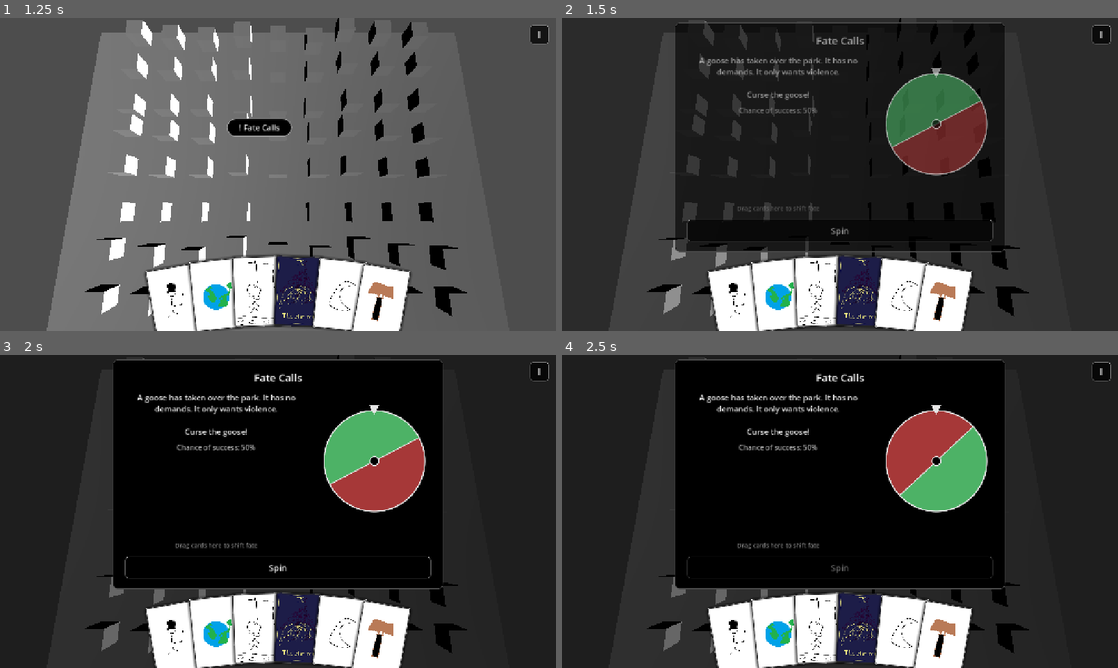
Above: before the commit, frames 1-4 (two rows, left to right).
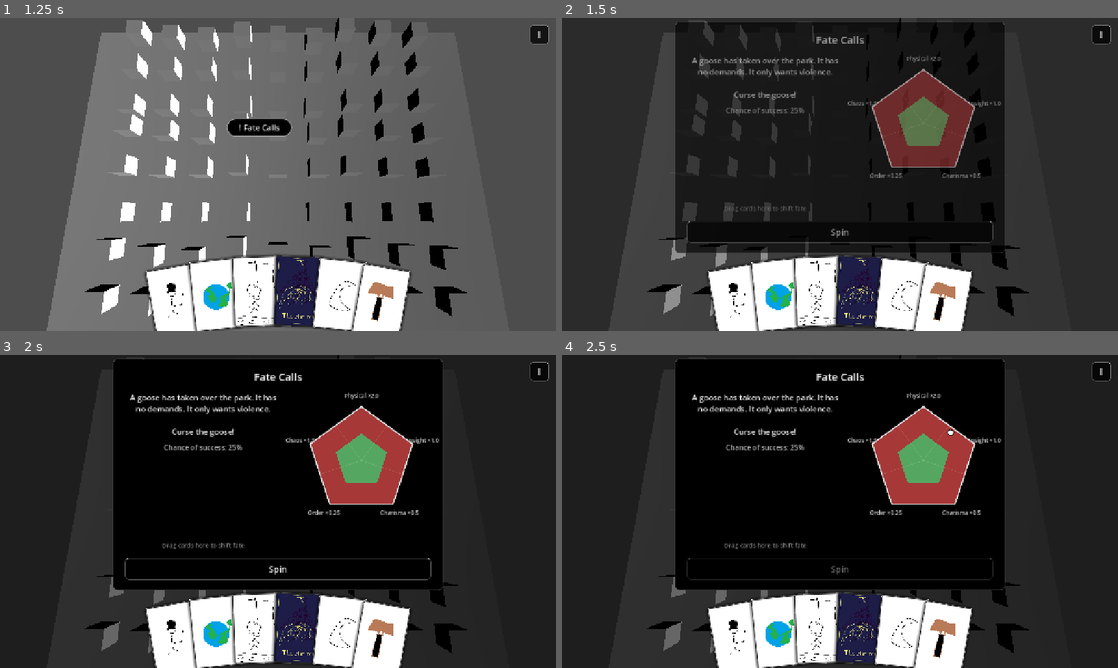
Above: after the commit, the same moments.

Repository: Cthulhu5227/GameOffShift
Game: Godot game, scene res://main_menu.tscn
Two runs of this game, one before a commit and one after it. Both use one fixed random seed, a clock stepped at 60 frames per second and the inputs below.
Inputs:
- Up to frame 1 (1.25 s): click "Story" at 0.5 s
- Up to frame 2 (1.5 s): click "! Fate Calls" at 1.25 s
- Up to frame 3 (2 s): no input
- Up to frame 4 (2.5 s): click "Spin" at 2 s

Frame 1 is identical in both runs. In frame 2, 6.2% of the frame differs, in the area x 20-80%, y 1-76%; in frame 3, 6.3%; in frame 4, 6.2%.

Commit message:
Switch the fate wheel to a success pentagon.

Diff:
--- a/shift/data/cards/the_fool.tres
+++ b/shift/data/cards/the_fool.tres
@@ -7,7 +7,7 @@
 id = &"the_fool"
 display_name = "The Fool"
 number = 0
-description = ""
+description = "The fool represents new begginings. Stepping into the unknown knowing that no great adventure comes without risk."
 
 physical = 0
 insight = 0
--- a/shift/data/cards/the_magician.tres
+++ b/shift/data/cards/the_magician.tres
@@ -7,7 +7,7 @@
 id = &"the_magician"
 display_name = "The Magician"
 number = 1
-description = ""
+description = "The magician represents potential. It's time to stop living in fantasy and use the tools of the real world."
 
 physical = 0
 insight = 3
--- /dev/null
+++ b/shift/fate_math.gd
@@ -0,0 +1,76 @@
+class_name FateMath
+extends RefCounted
+
+const SIDES := 5
+const GROWTH := 0.08
+
+static func corner(i: int) -> Vector2:
+    return Vector2.from_angle(-PI / 2.0 + TAU * i / SIDES)
+
+static func edge_mid(i: int) -> Vector2:
+    return (corner(i) + corner((i + 1) % SIDES)) / 2.0
+
+static func base_radius(chance: float) -> float:
+    return sqrt(clampf(chance, 0.0, 1.0))
+
+static func card_growth(card: CardData, scenario: ScenarioData) -> PackedFloat32Array:
+    var g := PackedFloat32Array()
+    for t in CardData.TRAITS:
+        g.append(card.get(t) * scenario.get_multiplier(t) * GROWTH)
+    return g
+
+static func web_points(radii: PackedFloat32Array) -> PackedVector2Array:
+    var pts := PackedVector2Array()
+    for i in SIDES:
+        pts.append(corner(i) * radii[i])
+    return pts
+
+## Each wedge is two mirror-image triangles: centre -> corner i -> edge midpoint.
+## This is the fraction of ONE such triangle covered by the web.
+static func _half_fraction(ri: float, rj: float) -> float:
+    if ri + rj <= 0.0:
+        return 0.0
+    return 2.0 * ri * ri * rj / (ri + rj)
+
+## Fraction of wedge i covered by the web (0..1). Depends on its neighbours too.
+static func wedge_fraction(radii: PackedFloat32Array, i: int) -> float:
+    var prev := radii[(i + SIDES - 1) % SIDES]
+    var next := radii[(i + 1) % SIDES]
+    return (_half_fraction(radii[i], prev) + _half_fraction(radii[i], next)) / 2.0
+
+static func success_chance(radii: PackedFloat32Array, weights: PackedFloat32Array) -> float:
+    var total := 0.0
+    var hit := 0.0
+    for i in SIDES:
+        total += weights[i]
+        hit += weights[i] * wedge_fraction(radii, i)
+    return hit / total if total > 0.0 else 0.0
+
+static func pick_wedge(weights: PackedFloat32Array) -> int:
+    var total := 0.0
+    for w in weights:
+        total += w
+
+    var r := randf() * total
+    for i in SIDES:
+        r -= weights[i]
+        if r <= 0.0:
+            return i
+
+    return SIDES - 1
+
+static func random_point_in_wedge(i: int) -> Vector2:
+    var c := corner(i)
+    var m := edge_mid(i) if randf() < 0.5 else edge_mid((i + SIDES - 1) % SIDES)
+    var a := randf()
+    var b := randf()
+    if a + b > 1.0:
+        a = 1.0 - a
+        b = 1.0 - b
+    return c * a + m * b
+
+static func roll(radii: PackedFloat32Array, weights: PackedFloat32Array) -> Dictionary:
+    var wedge := pick_wedge(weights)
+    var point := random_point_in_wedge(wedge)
+    var success := Geometry2D.is_point_in_polygon(point, web_points(radii))
+    return {"wedge": wedge, "point": point, "success": success}
--- /dev/null
+++ b/shift/fate_pentagon.gd
@@ -0,0 +1,102 @@
+class_name FatePentagon
+extends Control
+
+const FAIL_COLOUR := Color(0.65, 0.22, 0.22)
+const WEB_COLOUR := Color(0.3, 0.7, 0.4, 0.9)
+const RIM_COLOUR := Color(0.9, 0.9, 0.9)
+const DIVIDER_COLOUR := Color(1, 1, 1, 0.15)
+const HIGHLIGHT_COLOUR := Color(1, 1, 1, 0.2)
+const LABEL_COLOUR := Color(0.8, 0.8, 0.8)
+const MARGIN := 36.0
+const BOUNCES := 4
+
+var radii := PackedFloat32Array([0, 0, 0, 0, 0]):
+	set(v):
+		radii = v
+		queue_redraw()
+
+var labels := PackedStringArray()
+var ball := Vector2.ZERO
+var ball_visible := false
+var highlight_wedge := -1
+
+func _scale() -> float:
+	return minf(size.x, size.y) / 2.0 - MARGIN
+
+func _px(p: Vector2) -> Vector2:
+	return size / 2.0 + p * _scale()
+
+func set_web(target: PackedFloat32Array, duration := 0.4) -> void:
+	var t := create_tween().set_trans(Tween.TRANS_CUBIC).set_ease(Tween.EASE_OUT)
+	t.tween_method(_lerp_web.bind(radii.duplicate(), target.duplicate()), 0.0, 1.0, duration)
+
+func _lerp_web(k: float, from: PackedFloat32Array, to: PackedFloat32Array) -> void:
+	var r := PackedFloat32Array()
+	for i in FateMath.SIDES:
+		r.append(lerpf(from[i], to[i], k))
+	radii = r
+
+func roll_to(target: Vector2, wedge: int, duration := 2.5) -> void:
+	var path := PackedVector2Array([Vector2.ZERO])
+	var edge := randi() % FateMath.SIDES
+	for b in BOUNCES:
+		edge = (edge + 1 + randi() % (FateMath.SIDES - 1)) % FateMath.SIDES
+		var a := FateMath.corner(edge)
+		var c := FateMath.corner((edge + 1) % FateMath.SIDES)
+		path.append(a.lerp(c, randf_range(0.2, 0.8)) * 0.94)
+	path.append(target)
+	ball_visible = true
+	highlight_wedge = -1
+	var t := create_tween().set_trans(Tween.TRANS_QUART).set_ease(Tween.EASE_OUT)
+	t.tween_method(_move_ball.bind(path), 0.0, 1.0, duration)
+	await t.finished
+	highlight_wedge = wedge
+	queue_redraw()
+
+func _move_ball(k: float, path: PackedVector2Array) -> void:
+	var total := 0.0
+	for i in range(1, path.size()):
+		total += path[i - 1].distance_to(path[i])
+	var d := k * total
+	for i in range(1, path.size()):
+		var seg := path[i - 1].distance_to(path[i])
+		if d <= seg or i == path.size() - 1:
+			ball = path[i - 1].lerp(path[i], clampf(d / seg, 0.0, 1.0) if seg > 0.0 else 1.0)
+			break
+		d -= seg
+	queue_redraw()
+
+func _draw() -> void:
+	var centre := size / 2.0
+	var outline := PackedVector2Array()
+	for i in FateMath.SIDES:
+		outline.append(_px(FateMath.corner(i)))
+
+	draw_colored_polygon(outline, FAIL_COLOUR)
+	if highlight_wedge >= 0:
+		var w := highlight_wedge
+		draw_colored_polygon(PackedVector2Array([centre,
+			_px(FateMath.edge_mid((w + FateMath.SIDES - 1) % FateMath.SIDES)),
+			_px(FateMath.corner(w)),
+			_px(FateMath.edge_mid(w))]), HIGHLIGHT_COLOUR)
+	# 3. Success web (skip if it's too small to triangulate)
+	if radii.size() == FateMath.SIDES and Array(radii).max() > 0.01:
+		var web := PackedVector2Array()
+		for p in FateMath.web_points(radii):
+			web.append(_px(p))
+		draw_colored_polygon(web, WEB_COLOUR)
+	# 4. Wedge borders, rim, labels
+	for i in FateMath.SIDES:
+		draw_line(centre, _px(FateMath.edge_mid(i)), DIVIDER_COLOUR, 1.0, true)
+	outline.append(outline[0])
+	draw_polyline(outline, RIM_COLOUR, 3.0, true)
+	var font := get_theme_default_font()
+	var fs := 13
+	for i in mini(labels.size(), FateMath.SIDES):
+		var s := font.get_string_size(labels[i], HORIZONTAL_ALIGNMENT_LEFT, -1, fs)
+		var pos := _px(FateMath.corner(i) * 1.2) + Vector2(-s.x / 2.0, s.y / 4.0)
+		draw_string(font, pos, labels[i], HORIZONTAL_ALIGNMENT_LEFT, -1, fs, LABEL_COLOUR)
+	# 5. Ball
+	if ball_visible:
+		draw_circle(_px(ball), 7.0, Color.WHITE)
+		draw_arc(_px(ball), 7.0, 0, TAU, 24, Color.BLACK, 1.5, true)
--- a/shift/scenario_handlers/scenario.gd
+++ b/shift/scenario_handlers/scenario.gd
@@ -5,7 +5,7 @@
 
 const SUCCESS_COLOR := Color(0.45, 0.9, 0.55)
 const FAIL_COLOR := Color(0.95, 0.4, 0.4)
-const AUTO_CLOSE_SECONDS := 5.0
+const AUTO_CLOSE_SECONDS := 8.0
 
 @onready var dim: ColorRect = %Dim
 @onready var panel: PanelContainer = %Panel
@@ -13,8 +13,9 @@
 @onready var text: RichTextLabel = %Text
 @onready var chance: Label = %Chance
 @onready var played: RichTextLabel = %Played
-@onready var wheel: FateWheel = %Wheel
+@onready var wheel: FatePentagon = %Wheel
 @onready var result: Label = %Result
+@onready var outcome: RichTextLabel = %Outcome
 @onready var roll: Button = %Roll
 @onready var played_pile = %PlayedPile
 
@@ -24,6 +25,9 @@
 var _closing := false
 var _played_cards: Array[String] = []
 var chance_bonus := 0.0
+var radii := PackedFloat32Array() # web size at each pentagon corner (0..1)
+var weights := PackedFloat32Array() # how often the ball lands in each wedge
+var _last_card: CardData
 
 func setup(p_data: ScenarioData) -> Control:
 	data = p_data
@@ -41,13 +45,21 @@
 	_animate_in()
 
 func _refresh():
-	current_chance = clampf(data.base_chance + chance_bonus, 0.0, 1.0)
+	weights = data.get_weights()
+	var r0 := FateMath.base_radius(data.base_chance + chance_bonus)
+	radii = PackedFloat32Array()
+	var labels := PackedStringArray()
+	for t in CardData.TRAITS:
+		radii.append(r0)
+		labels.append("%s ×%s" % [String(t).capitalize(), String.num(data.get_multiplier(t))])
+	current_chance = FateMath.success_chance(radii, weights)
 	image.texture = load(data.scenario_img) if data.scenario_img != "" else null
 	image.visible = image.texture != null
 	text.text = data.scenario_text.strip_edges()
+	outcome.text = ""
+	wheel.labels = labels
+	wheel.radii = radii.duplicate()
 	_update_chance_label()
-	wheel.chance = current_chance
-	wheel.spin = randf() * TAU
 
 func _update_chance_label():
 	chance.text = "Chance of success: %d%%" % roundi(current_chance * 100)
@@ -60,19 +72,23 @@
 	apply_card(view.data)
 	view.play()
 
-## Shifts the odds by this scenario's modifier for the card.
+## Grows the web's corners by the card's traits (scaled by this scenario's multipliers).
 func apply_card(card: CardData) -> void:
-	var delta := data.get_delta(card)
+	var before := current_chance
+	var growth := FateMath.card_growth(card, data)
+	for i in FateMath.SIDES:
+		radii[i] = minf(radii[i] + growth[i], 1.0)
+	current_chance = FateMath.success_chance(radii, weights)
+	_last_card = card
+	var delta := current_chance - before
 	var view: CardView = played_pile.add_card(card)
 	view.tooltip_text = "%s %+d%%" % [card.display_name, roundi(delta * 100)]
 	view.set_drag_forwarding(func(_p_): return null, _can_drop_card, _drop_card)
-	current_chance = clampf(current_chance + delta, 0.0, 1.0)
 	var col := "#73e68c" if delta >= 0 else "#f26666"
 	_played_cards.append("%s [color=%s]%+d%%[/color]" % [card.display_name, col, roundi(delta * 100)])
 	played.text = ", ".join(_played_cards)
 	_update_chance_label()
-	create_tween().set_trans(Tween.TRANS_CUBIC).set_ease(Tween.EASE_OUT) \
-		.tween_property(wheel, "chance", current_chance, 0.4)
+	wheel.set_web(radii)
 
 func _animate_in():
 	dim.modulate.a = 0.0
@@ -88,11 +104,15 @@
 	_has_rolled = true
 	roll.disabled = true
 
-	var success := randf() < current_chance
-	await wheel.spin_to(success)
+	# Decide the outcome first; the ball animation just shows it.
+	var r := FateMath.roll(radii, weights)
+	var success: bool = r.success
+	await wheel.roll_to(r.point, r.wedge)
 
-	result.text = "SUCCESS" if success else "FAILED"
+	var t: StringName = CardData.TRAITS[r.wedge]
+	result.text = "%s · %s" % ["SUCCESS" if success else "FAILED", String(t).capitalize()]
 	result.add_theme_color_override("font_color", SUCCESS_COLOR if success else FAIL_COLOR)
+	outcome.text = data.get_outcome_text(t, _last_card, success)
 
 	roll.text = "Continue"
 	roll.disabled = false
--- a/shift/scenario_handlers/scenario.tscn
+++ b/shift/scenario_handlers/scenario.tscn
@@ -1,7 +1,7 @@
 [gd_scene format=3 uid="uid://due275wh3ukfu"]
 
 [ext_resource type="Script" uid="uid://c5a78bgg2rj3i" path="res://scenario_handlers/scenario.gd" id="1_uueqv"]
-[ext_resource type="Script" uid="uid://ba1xquxbma62r" path="res://fate_wheel.gd" id="2_8odb4"]
+[ext_resource type="Script" path="res://fate_pentagon.gd" id="2_8odb4"]
 [ext_resource type="PackedScene" uid="uid://bk0fqlv71his1" path="res://card_handlers/hand.tscn" id="3_hand"]
 
 [sub_resource type="StyleBoxFlat" id="Style_panel"]
@@ -176,7 +176,7 @@
 
 [node name="Wheel" type="Control" parent="Center/Panel/VBox/Body/Spinner" unique_id=1215861809]
 unique_name_in_owner = true
-custom_minimum_size = Vector2(260, 260)
+custom_minimum_size = Vector2(320, 320)
 layout_mode = 2
 script = ExtResource("2_8odb4")
 
@@ -185,6 +185,18 @@
 custom_minimum_size = Vector2(0, 40)
 layout_mode = 2
 theme_override_font_sizes/font_size = 28
+horizontal_alignment = 1
+
+[node name="Outcome" type="RichTextLabel" parent="Center/Panel/VBox/Body/Spinner"]
+unique_name_in_owner = true
+custom_minimum_size = Vector2(300, 0)
+layout_mode = 2
+mouse_filter = 2
+theme_override_colors/default_color = Color(0.85, 0.85, 0.85, 1)
+theme_override_font_sizes/normal_font_size = 16
+bbcode_enabled = true
+fit_content = true
+scroll_active = false
 horizontal_alignment = 1
 
 [node name="Roll" type="Button" parent="Center/Panel/VBox" unique_id=873697189]
--- a/shift/scenario_handlers/scenario_data.gd
+++ b/shift/scenario_handlers/scenario_data.gd
@@ -1,13 +1,12 @@
 class_name ScenarioData
 extends Resource
 
-const SCALE := 0.05
-const MAX_DELTA := 0.35
+const MULTIPLIERS := {-2: 0.25, -1: 0.5, 0: 1.0, 1: 1.5, 2: 2.0}
 
 @export_group("Basic Info")
 @export_file("*.png", "*.jpg") var scenario_img: String
 @export_multiline var scenario_text: String
-@export_range(0.0, 1.0) var base_chance: float = 0.5
+@export_range(0.0, 1.0) var base_chance: float = 0.25
 
 @export_group("Trait Weights")
 @export_range(-2, 2) var physical: int = 0
@@ -21,62 +20,35 @@
 @export_multiline var default_fail: String
 @export var card_outcomes: Array[CardOutcome] = []
 
-func get_outcome_text(card: CardData, success: bool) -> String:
+@export_group("Trait Outcomes")
+@export_multiline var physical_success: String
+@export_multiline var physical_fail: String
+@export_multiline var insight_success: String
+@export_multiline var insight_fail: String
+@export_multiline var charisma_success: String
+@export_multiline var charisma_fail: String
+@export_multiline var order_success: String
+@export_multiline var order_fail: String
+@export_multiline var chaos_success: String
+@export_multiline var chaos_fail: String
+
+func get_multiplier(t: StringName) -> float:
+	return MULTIPLIERS[get(t)]
+
+func get_weights() -> PackedFloat32Array:
+	var w := PackedFloat32Array()
+	for t in CardData.TRAITS:
+		w.append(get_multiplier(t))
+	return w
+
+func get_outcome_text(t: StringName, card: CardData, success: bool) -> String:
+	var wedge_text: String = get(String(t) + ("_success" if success else "_fail"))
+	if wedge_text != "":
+		return wedge_text
 	if card:
 		for o in card_outcomes:
 			if o.card and o.card.id == card.id:
-				var t := o.success_text if success else o.fail_text
-				if t != "":
-					return t
+				var ct := o.success_text if success else o.fail_text
+				if ct != "":
+					return ct
 	return default_success if success else default_fail
-
-@export_group("Special Cases")
-@export var overrides: Dictionary[StringName, float] = {}
-
-func get_delta(card: CardData) -> float:
-	if overrides.has(card.id):
-		return overrides[card.id]
-	var score := 0
-	for t in CardData.TRAITS:
-		score += card.get(t) * get(t)
-	return clamp(score * SCALE, -MAX_DELTA, MAX_DELTA)
-
-# @export_group("Major Arcana 0-7")
-# @export_range(-1.0, 1.0) var the_fool: float = 0.0
-# @export_range(-1.0, 1.0) var the_magician: float = 0.0
-# @export_range(-1.0, 1.0) var the_high_priestess: float = 0.0
-# @export_range(-1.0, 1.0) var the_empress: float = 0.0
-# @export_range(-1.0, 1.0) var the_emperor: float = 0.0
-# @export_range(-1.0, 1.0) var the_hierophant: float = 0.0
-# @export_range(-1.0, 1.0) var the_lovers: float = 0.0
-# @export_range(-1.0, 1.0) var the_chariot: float = 0.0
-
-# @export_group("Major Arcana 8-14")
-# @export_range(-1.0, 1.0) var strength: float = 0.0
-# @export_range(-1.0, 1.0) var the_hermit: float = 0.0
-# @export_range(-1.0, 1.0) var wheel_of_fortune: float = 0.0
-# @export_range(-1.0, 1.0) var justice: float = 0.0
-# @export_range(-1.0, 1.0) var the_hanged_man: float = 0.0
-# @export_range(-1.0, 1.0) var death: float = 0.0
-# @export_range(-1.0, 1.0) var temperance: float = 0.0
-
-# @export_group("Major Arcana 15-21")
-# @export_range(-1.0, 1.0) var the_devil: float = 0.0
-# @export_range(-1.0, 1.0) var the_tower: float = 0.0
-# @export_range(-1.0, 1.0) var the_star: float = 0.0
-# @export_range(-1.0, 1.0) var the_moon: float = 0.0
-# @export_range(-1.0, 1.0) var the_sun: float = 0.0
-# @export_range(-1.0, 1.0) var judgement: float = 0.0
-# @export_range(-1.0, 1.0) var the_world: float = 0.0
-
-# const CARD_NAMES = [
-# 	"the_fool", "the_magician", "the_high_priestess", "the_empress",
-# 	"the_emperor", "the_hierophant", "the_lovers", "the_chariot",
-# 	"strength", "the_hermit", "wheel_of_fortune", "justice",
-# 	"the_hanged_man", "death", "temperance", "the_devil",
-# 	"the_tower", "the_star", "the_moon", "the_sun",
-# 	"judgement", "the_world",
-# ]
-
-# func get_chance(card_number: int) -> float:
-# 	return get(CARD_NAMES[card_number])
Not shown, added: shift/fate_math.gd.uid
Not shown, added: shift/fate_pentagon.gd.uid
